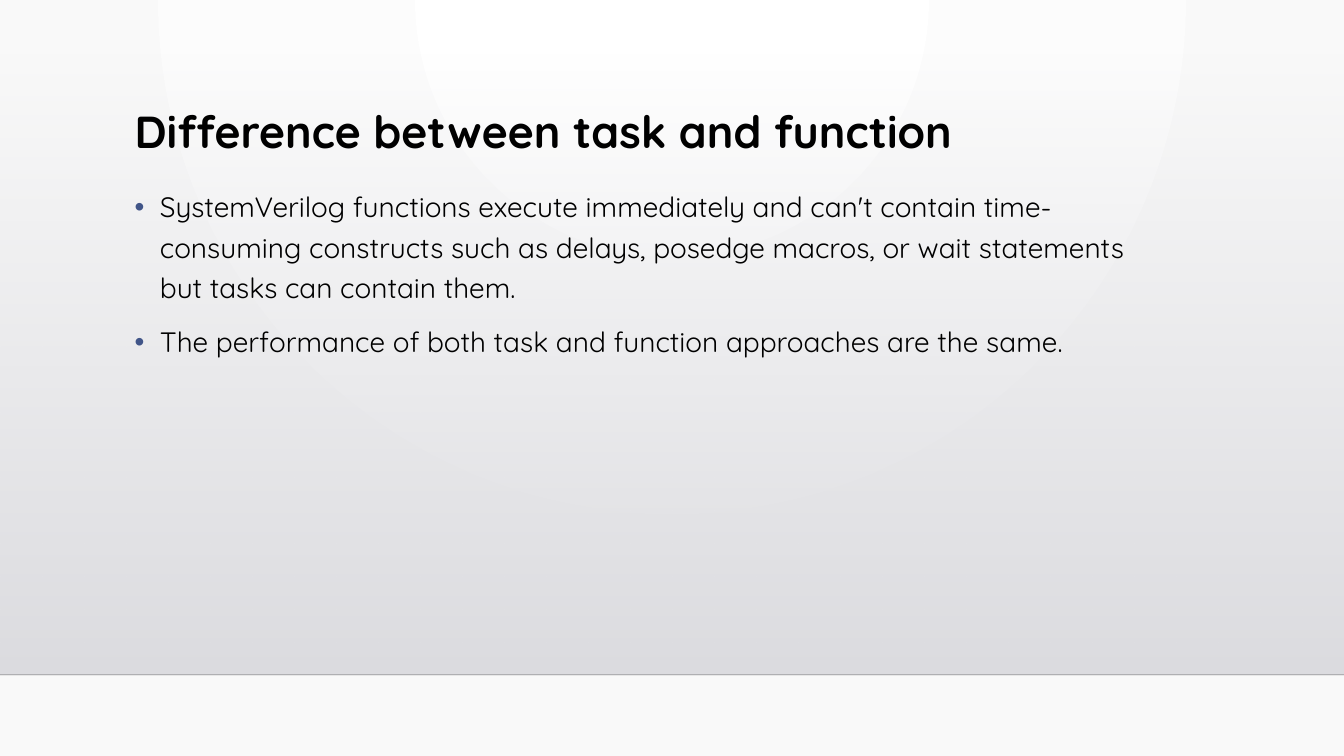
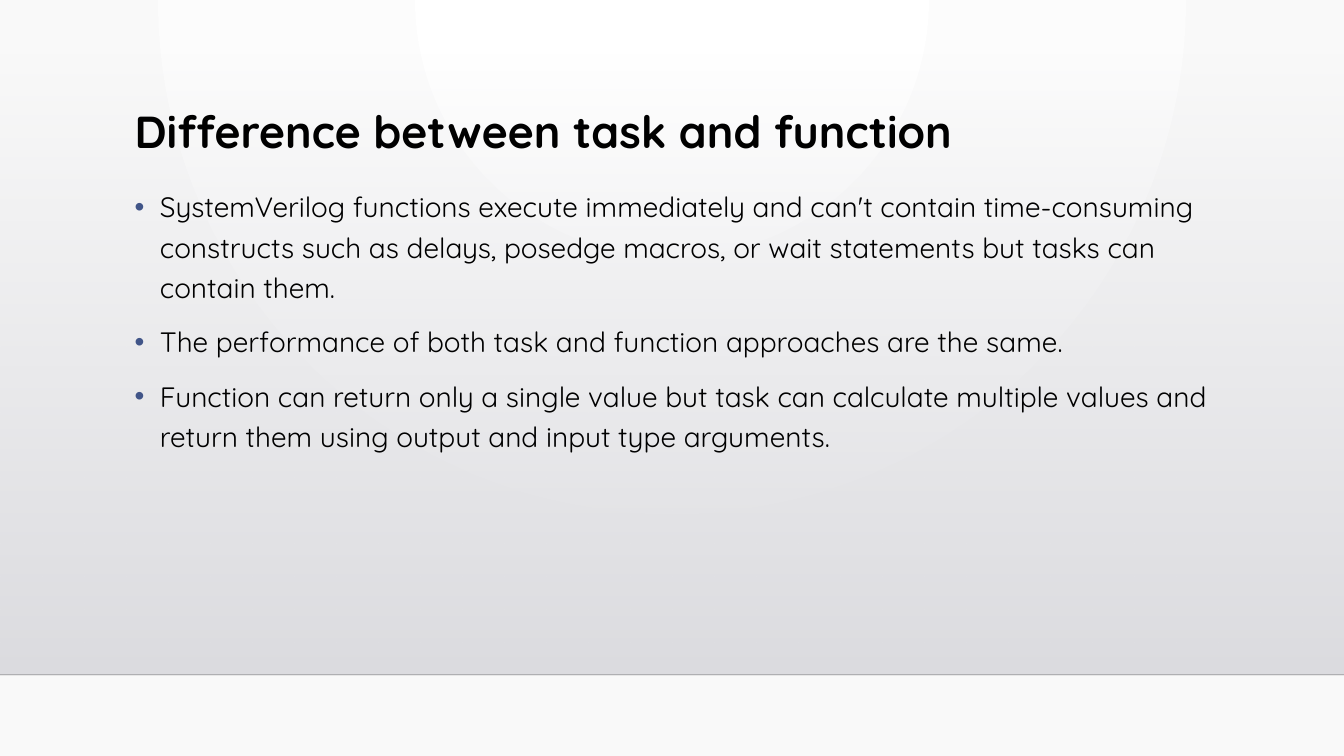
Before and after one commit to samirti/sv, a slide deck: slide 7 of learningSessions.pptx. Drawn at 1344x756 pixels with LibreOffice and Linux fonts; fonts in the diff are those of the drawing; background and template pictures are left out. Boxes give left, top, right and bottom in pixels: in the first picture for what was removed or moved away, otherwise in the second. Text is boxed around its words. In the diff, an @@ line names an element or a change of style, - is before the commit and + after.

```diff
--- a/learningSessions.pptx
+++ b/learningSessions.pptx
@@ text at [160,386,1206,453]: paragraph added @@
+• Function can return only a single value but task can calculate multiple values and return them using output and input type arguments.
```
Also in this commit, not shown: 7 other slides changed, 2 slides added.
